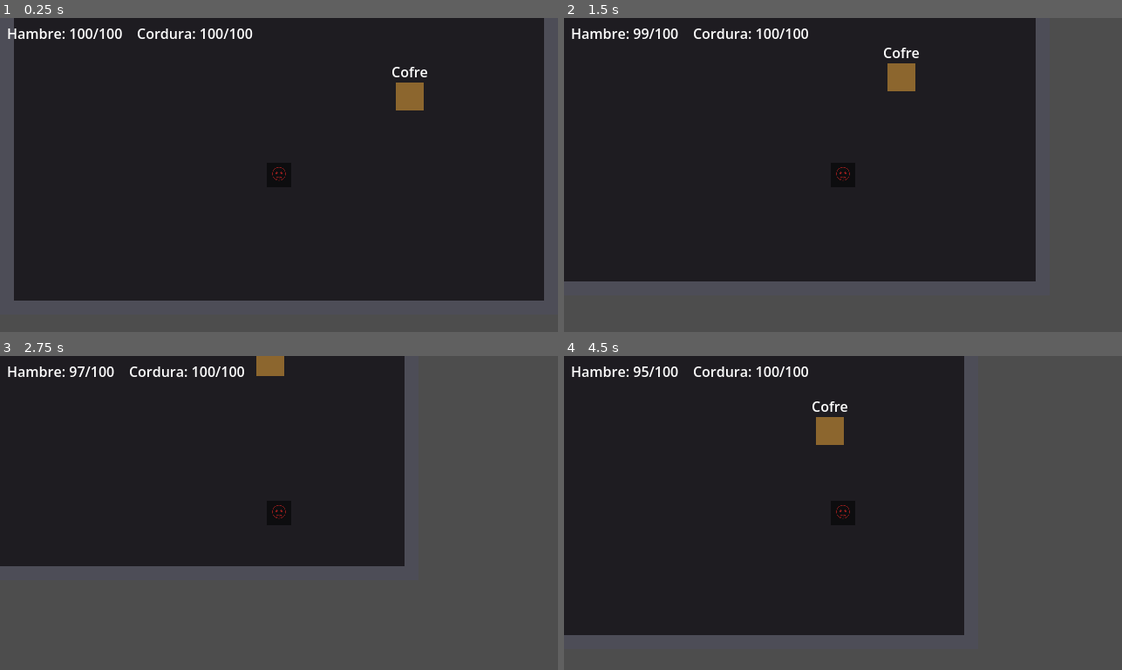
Above: before the commit, frames 1-4 (two rows, left to right).
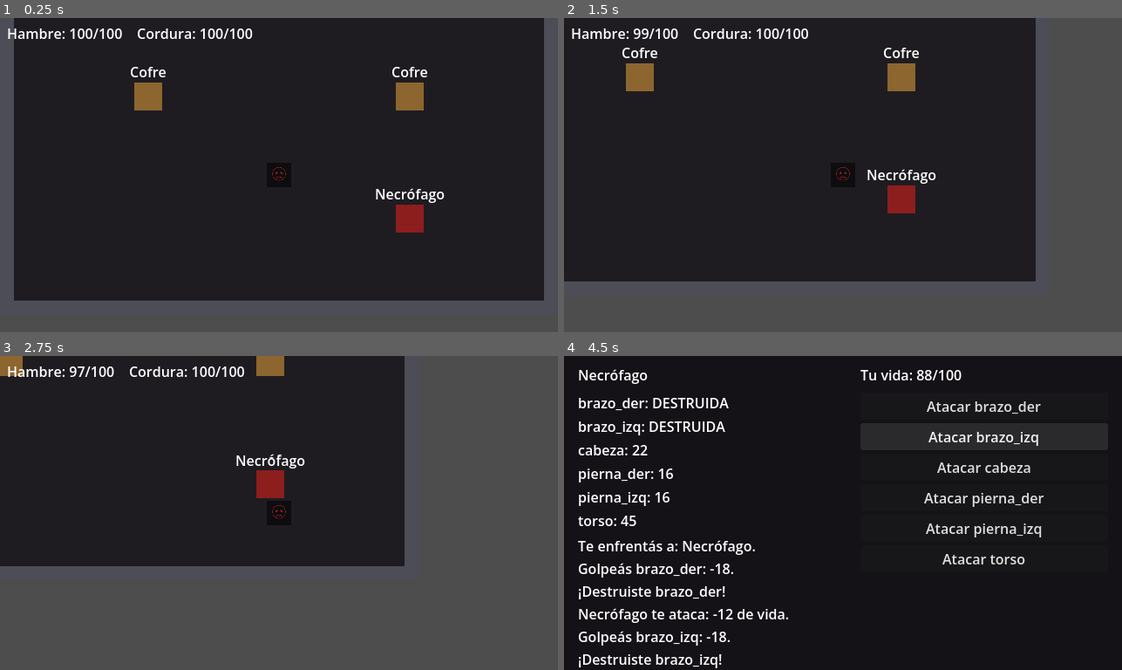
Above: after the commit, the same moments.

Repository: Vloom02/Malvinas
Game: Godot game, scene res://scenes/maps/test_room.tscn
Two runs of this game, one before a commit and one after it. Both use one fixed random seed, a clock stepped at 60 frames per second and the inputs below.
Inputs (mouse positions are in pixels of both pictures, inside the frame that each line leads up to):
- Up to frame 1 (0.25 s): no input
- Up to frame 2 (1.5 s): tap Enter at 0.5 s; hold D (move_right) 0.53-1.28 s; hold E (interact) 0.53-1.28 s; hold S (move_down) from 1.28 s (still down); tap E (interact) at 1.35 s
- Up to frame 3 (2.75 s): release S (move_down) at 2.03 s; hold D (move_right) from 2.03 s (still down); hold E (interact) from 2.03 s (still down)
- Up to frame 4 (4.5 s): release D (move_right) at 2.78 s; release E (interact) at 2.78 s; hold W (move_up) 2.78-3.5 s; tap E (interact) at 2.85 s; click (982, 406) at 3.5 s, where only the run after the commit has a clickable "Atacar brazo_der"; click (982, 437) at 4.25 s, where only the run after the commit has a clickable "Atacar brazo_izq"

The runs differ from the first frame. In frame 1, 1.2% of the frame differs, in the area x 23-80%, y 15-69%; in frame 2, 1.2%; in frame 3, 0.9%; in frame 4, 42%, in the area x 0-100%, y 0-100%.

Commit message:
Pantalla de combate por turnos y consecuencia de cordura en cero
- GameState: vida del jugador, puente de combate (entrar/salir de escena),
  drain_sanity y disparador de locura cuando la cordura llega a 0
- Pantalla de combate (combate.tscn/gd): turnos, ataque por partes del
  cuerpo, contraataque enemigo, victoria/derrota, tinte rojo en la pesadilla
- Enemigo de pesadilla La Cosa sin Rostro (madness.tres)
- EnemyEncounter: enemigo en el mundo que inicia combate al tocarlo
- Interactable ahora puede drenar cordura (altar maldito)
- test_room: agrega altar maldito y necrofago

Diff:
--- /dev/null
+++ b/data/enemies/madness.tres
@@ -0,0 +1,16 @@
+[gd_resource type="Resource" script_class="EnemyData" load_steps=2 format=3]
+
+[ext_resource type="Script" path="res://data/enemy_data.gd" id="1"]
+
+[resource]
+script = ExtResource("1")
+display_name = "La Cosa sin Rostro"
+body_parts = {
+"cabeza": 30,
+"tentaculo_der": 20,
+"tentaculo_izq": 20,
+"torso": 50
+}
+attack = 16
+defense = 2
+loot_table = Array[String]([])
--- /dev/null
+++ b/scenes/combat/combat.gd
@@ -0,0 +1,128 @@
+extends Control
+## Pantalla de combate por turnos con desmembramiento (estilo Fear & Hunger).
+##
+## Flujo: es TU turno -> elegís qué parte del cuerpo atacar -> el enemigo
+## recibe daño en esa parte -> si no murió, te contraataca -> repetir.
+## Ganás si destruís su cabeza o su torso. Perdés si tu vida llega a 0.
+##
+## El enemigo a pelear lo decide GameState.pending_enemy_path (lo setea quien
+## inicia el combate). Si la cordura llegó a 0, viene la pesadilla y la
+## pantalla se tiñe de sangre.
+
+@onready var enemy_name_label: Label = $EnemyName
+@onready var parts_list: VBoxContainer = $PartsList
+@onready var actions: VBoxContainer = $Actions
+@onready var log_label: Label = $Log
+@onready var player_info: Label = $PlayerInfo
+@onready var madness_tint: ColorRect = $MadnessTint
+
+var enemy: EnemyData
+var parts_hp: Dictionary = {}          # parte -> HP vivo (copia, no toca el .tres)
+var part_labels: Dictionary = {}       # parte -> Label que muestra su HP
+var is_player_turn: bool = true
+var combat_over: bool = false
+
+func _ready() -> void:
+	var path := GameState.pending_enemy_path
+	if path == "":
+		path = "res://data/enemies/ghoul.tres"
+	enemy = load(path) as EnemyData
+	parts_hp = enemy.body_parts.duplicate()
+
+	enemy_name_label.text = enemy.display_name
+	_build_parts_display()
+	_build_action_buttons()
+	_refresh_player_info()
+	_log("Te enfrentás a: %s." % enemy.display_name)
+
+	if path.contains("madness"):
+		_begin_madness()
+
+## Efecto de pesadilla: la pantalla se tiñe de rojo y un texto inquietante.
+func _begin_madness() -> void:
+	_log("La cordura te abandona. Algo sin rostro se arrastra hacia vos.")
+	madness_tint.color = Color(0.5, 0.0, 0.0, 0.0)
+	var tw := create_tween()
+	tw.tween_property(madness_tint, "color:a", 0.35, 0.8)
+
+## Crea una etiqueta por cada parte del cuerpo, mostrando su HP.
+func _build_parts_display() -> void:
+	for part in parts_hp.keys():
+		var l := Label.new()
+		l.text = "%s: %d" % [part, parts_hp[part]]
+		parts_list.add_child(l)
+		part_labels[part] = l
+
+## Crea un botón "Atacar <parte>" por cada parte. Esto es el menú de combate.
+func _build_action_buttons() -> void:
+	for part in parts_hp.keys():
+		var b := Button.new()
+		b.text = "Atacar %s" % part
+		b.pressed.connect(_on_attack_part.bind(part))
+		actions.add_child(b)
+
+func _on_attack_part(part: String) -> void:
+	if combat_over or not is_player_turn:
+		return
+	if parts_hp[part] <= 0:
+		_log("%s ya está destruida." % part)
+		return
+
+	is_player_turn = false
+	var dmg := GameState.player_attack
+	parts_hp[part] = maxi(0, parts_hp[part] - dmg)
+	_log("Golpeás %s: -%d." % [part, dmg])
+	_update_part_label(part)
+	if parts_hp[part] == 0:
+		_log("¡Destruiste %s!" % part)
+
+	if _enemy_dead():
+		_win()
+		return
+
+	# Pequeña pausa y contraataca el enemigo.
+	await get_tree().create_timer(0.6).timeout
+	_enemy_turn()
+
+func _update_part_label(part: String) -> void:
+	if parts_hp[part] <= 0:
+		part_labels[part].text = "%s: DESTRUIDA" % part
+	else:
+		part_labels[part].text = "%s: %d" % [part, parts_hp[part]]
+
+## El enemigo muere si pierde la cabeza o el torso.
+func _enemy_dead() -> bool:
+	return parts_hp.get("cabeza", 1) <= 0 or parts_hp.get("torso", 1) <= 0
+
+func _enemy_turn() -> void:
+	if combat_over:
+		return
+	var dmg := maxi(1, enemy.attack)
+	GameState.damage_player(dmg)
+	_log("%s te ataca: -%d de vida." % [enemy.display_name, dmg])
+	_refresh_player_info()
+	if GameState.player_hp <= 0:
+		_lose()
+		return
+	is_player_turn = true
+
+func _refresh_player_info() -> void:
+	player_info.text = "Tu vida: %d/%d" % [GameState.player_hp, GameState.PLAYER_HP_MAX]
+
+func _win() -> void:
+	combat_over = true
+	_log("Derrotaste a %s." % enemy.display_name)
+	if GameState.pending_enemy_path.contains("madness"):
+		GameState.recover_from_madness()
+		_log("Recuperás algo de cordura...")
+	await get_tree().create_timer(1.5).timeout
+	GameState.end_combat()
+
+func _lose() -> void:
+	combat_over = true
+	_log("Has muerto.")
+	await get_tree().create_timer(1.5).timeout
+	GameState.game_over()
+
+func _log(msg: String) -> void:
+	log_label.text += msg + "\n"
--- /dev/null
+++ b/scenes/combat/combat.tscn
@@ -0,0 +1,52 @@
+[gd_scene load_steps=2 format=3 uid="uid://f0combat0hambre1"]
+
+[ext_resource type="Script" path="res://scenes/combat/combat.gd" id="1"]
+
+[node name="Combat" type="Control"]
+anchor_right = 1.0
+anchor_bottom = 1.0
+script = ExtResource("1")
+
+[node name="Bg" type="ColorRect" parent="."]
+anchor_right = 1.0
+anchor_bottom = 1.0
+color = Color(0.08, 0.07, 0.09, 1)
+
+[node name="EnemyName" type="Label" parent="."]
+offset_left = 16.0
+offset_top = 10.0
+offset_right = 320.0
+offset_bottom = 34.0
+text = "Enemigo"
+
+[node name="PartsList" type="VBoxContainer" parent="."]
+offset_left = 16.0
+offset_top = 42.0
+offset_right = 320.0
+offset_bottom = 200.0
+
+[node name="Log" type="Label" parent="."]
+offset_left = 16.0
+offset_top = 206.0
+offset_right = 320.0
+offset_bottom = 352.0
+autowrap_mode = 2
+
+[node name="PlayerInfo" type="Label" parent="."]
+offset_left = 340.0
+offset_top = 10.0
+offset_right = 624.0
+offset_bottom = 34.0
+text = "Tu vida: 100/100"
+
+[node name="Actions" type="VBoxContainer" parent="."]
+offset_left = 340.0
+offset_top = 42.0
+offset_right = 624.0
+offset_bottom = 352.0
+
+[node name="MadnessTint" type="ColorRect" parent="."]
+anchor_right = 1.0
+anchor_bottom = 1.0
+color = Color(0.5, 0, 0, 0)
+mouse_filter = 2
--- a/scenes/maps/test_room.tscn
+++ b/scenes/maps/test_room.tscn
@@ -1,8 +1,9 @@
-[gd_scene format=3 uid="uid://dhetdt8km5xc5"]
+[gd_scene load_steps=7 format=3 uid="uid://dhetdt8km5xc5"]
 
 [ext_resource type="PackedScene" path="res://scenes/player/player.tscn" id="1"]
 [ext_resource type="PackedScene" path="res://scenes/world/interactable.tscn" id="2"]
 [ext_resource type="PackedScene" path="res://scenes/ui/hud.tscn" id="3"]
+[ext_resource type="PackedScene" path="res://scenes/world/enemy_encounter.tscn" id="4"]
 
 [sub_resource type="RectangleShape2D" id="WallH"]
 size = Vector2(640, 16)
@@ -57,8 +58,16 @@
 position = Vector2(632, 180)
 shape = SubResource("WallV")
 
-[node name="Interactable" parent="." instance=ExtResource("2")]
+[node name="Cofre" parent="." instance=ExtResource("2")]
 position = Vector2(470, 110)
+
+[node name="Altar" parent="." instance=ExtResource("2")]
+position = Vector2(170, 110)
+message = "Un altar profano. Te observa de vuelta."
+sanity_cost = 34
+
+[node name="Necrofago" parent="." instance=ExtResource("4")]
+position = Vector2(470, 250)
 
 [node name="Player" parent="." instance=ExtResource("1")]
 position = Vector2(320, 200)
--- /dev/null
+++ b/scenes/world/enemy_encounter.gd
@@ -0,0 +1,22 @@
+extends Area2D
+class_name EnemyEncounter
+## Enemigo en el mundo. Cuando el jugador lo toca, arranca el combate contra
+## el enemigo indicado en `enemy_path`. Al ganar, GameState te trae de vuelta.
+##
+## Reutilizable: poné varios en el mapa, cada uno con su .tres de enemigo.
+
+## Ruta al recurso de datos del enemigo (un EnemyData .tres).
+@export var enemy_path: String = "res://data/enemies/ghoul.tres"
+
+var _triggered: bool = false
+
+func _ready() -> void:
+	body_entered.connect(_on_body_entered)
+
+func _on_body_entered(body: Node) -> void:
+	if _triggered:
+		return
+	if body.is_in_group("player"):
+		_triggered = true
+		var from_scene := get_tree().current_scene.scene_file_path
+		GameState.start_combat(enemy_path, from_scene)
--- /dev/null
+++ b/scenes/world/enemy_encounter.tscn
@@ -0,0 +1,28 @@
+[gd_scene format=3 uid="uid://csb18acolt6g5"]
+
+[ext_resource type="Script" path="res://scenes/world/enemy_encounter.gd" id="1"]
+
+[sub_resource type="RectangleShape2D" id="RectangleShape2D_1"]
+size = Vector2(36, 36)
+
+[node name="EnemyEncounter" type="Area2D"]
+script = ExtResource("1")
+enemy_path = "res://data/enemies/ghoul.tres"
+
+[node name="Visual" type="ColorRect" parent="."]
+offset_left = -16.0
+offset_top = -16.0
+offset_right = 16.0
+offset_bottom = 16.0
+color = Color(0.55, 0.12, 0.12, 1)
+
+[node name="CollisionShape2D" type="CollisionShape2D" parent="."]
+shape = SubResource("RectangleShape2D_1")
+
+[node name="Label" type="Label" parent="."]
+offset_left = -40.0
+offset_top = -40.0
+offset_right = 40.0
+offset_bottom = -22.0
+text = "Necrófago"
+horizontal_alignment = 1
--- a/scenes/world/interactable.gd
+++ b/scenes/world/interactable.gd
@@ -11,6 +11,9 @@
 
 ## Texto que muestra al interactuar. Editable desde el Inspector por escena.
 @export var message: String = "No hay nada interesante aquí."
+
+## Cordura que cuesta interactuar (0 = inofensivo; >0 = objeto maldito).
+@export var sanity_cost: int = 0
 
 signal interacted
 
@@ -32,4 +35,7 @@
 func _unhandled_input(event: InputEvent) -> void:
 	if _player_inside and event.is_action_pressed("interact"):
 		print("[Interacción] %s" % message)
+		if sanity_cost > 0:
+			GameState.drain_sanity(sanity_cost)
+			print("[Mundo] Algo se rompe en tu mente... (-%d cordura)" % sanity_cost)
 		interacted.emit()
--- a/scripts/autoload/game_state.gd
+++ b/scripts/autoload/game_state.gd
@@ -1,20 +1,31 @@
 extends Node
 ## Singleton (autoload) con el estado global de la partida.
-## Acá vive lo que tiene que persistir entre escenas: stats del jugador,
-## hambre, cordura, inventario, flags de progreso, etc.
-##
-## Registrado como autoload "GameState" en project.godot, así cualquier
-## script lo accede con GameState.algo sin tener que pasarlo por referencia.
+## Vive entre escenas: stats del jugador, hambre, cordura, vida, y el
+## "puente" para entrar/salir de combate (que es otra escena).
 
-# --- Señales: otros sistemas (UI, audio) se "suscriben" a estos cambios ---
+# --- Señales: otros sistemas (UI, combate) se suscriben a estos cambios ---
 signal hunger_changed(value: int)
 signal sanity_changed(value: int)
+signal player_hp_changed(value: int)
 signal player_died
+signal sanity_depleted
 
-# --- Recursos de supervivencia (estilo Fear & Hunger) ---
+# --- Topes de los recursos ---
 const HUNGER_MAX := 100
 const SANITY_MAX := 100
+const PLAYER_HP_MAX := 100
 
+# --- Stats simples del jugador ---
+var player_attack: int = 18
+
+# --- Estado de combate (qué enemigo pelear y a dónde volver después) ---
+var pending_enemy_path: String = ""
+var return_scene_path: String = "res://scenes/maps/test_room.tscn"
+
+# Evita que la locura se dispare en bucle mientras la cordura está en 0.
+var _madness_triggered: bool = false
+
+# --- Recursos con setter: al cambiar, avisan por señal y chequean límites ---
 var hunger: int = HUNGER_MAX:
 	set(value):
 		hunger = clampi(value, 0, HUNGER_MAX)
@@ -26,12 +37,68 @@
 	set(value):
 		sanity = clampi(value, 0, SANITY_MAX)
 		sanity_changed.emit(sanity)
+		if sanity <= 0 and not _madness_triggered:
+			_madness_triggered = true
+			sanity_depleted.emit()
+			_trigger_madness()
+		elif sanity > 0:
+			_madness_triggered = false
 
-## Hambre que baja al caminar/explorar. Llamalo desde el sistema de movimiento.
+var player_hp: int = PLAYER_HP_MAX:
+	set(value):
+		player_hp = clampi(value, 0, PLAYER_HP_MAX)
+		player_hp_changed.emit(player_hp)
+		if player_hp <= 0:
+			player_died.emit()
+
+# --- Acciones que llaman otros scripts ---
+
+## Hambre que baja al caminar.
 func spend_step() -> void:
 	hunger -= 1
 
-## Reinicia el estado para una nueva partida.
+## Baja la cordura (la usa el altar maldito, sustos, oscuridad, etc.).
+func drain_sanity(amount: int) -> void:
+	sanity -= amount
+
+## Daño al jugador (lo usa el combate).
+func damage_player(amount: int) -> void:
+	player_hp -= amount
+
+## Reinicia todo para una partida nueva.
 func new_game() -> void:
+	_madness_triggered = false
 	hunger = HUNGER_MAX
 	sanity = SANITY_MAX
+	player_hp = PLAYER_HP_MAX
+
+# --- Puente de combate (combate es otra escena: scenes/combat/combat.tscn) ---
+
+## Inicia un combate contra el enemigo de `enemy_path`, guardando a dónde volver.
+func start_combat(enemy_path: String, from_scene: String) -> void:
+	pending_enemy_path = enemy_path
+	return_scene_path = from_scene
+	_change_scene("res://scenes/combat/combat.tscn")
+
+## Vuelve al mundo después de ganar un combate.
+func end_combat() -> void:
+	_change_scene(return_scene_path)
+
+## Game over: reinicia la partida y vuelve a la sala.
+func game_over() -> void:
+	new_game()
+	_change_scene("res://scenes/maps/test_room.tscn")
+
+## Cuando la cordura toca 0: pesadilla forzada.
+func _trigger_madness() -> void:
+	pending_enemy_path = "res://data/enemies/madness.tres"
+	return_scene_path = "res://scenes/maps/test_room.tscn"
+	_change_scene("res://scenes/combat/combat.tscn")
+
+## Tras sobrevivir a la pesadilla, recuperás algo de cordura.
+func recover_from_madness() -> void:
+	sanity = int(SANITY_MAX / 2.0)
+
+## Cambia de escena de forma diferida (seguro de llamar desde señales/input).
+func _change_scene(path: String) -> void:
+	get_tree().call_deferred("change_scene_to_file", path)
Not shown, added: scenes/combat/combat.gd.uid
Not shown, added: scenes/world/enemy_encounter.gd.uid
